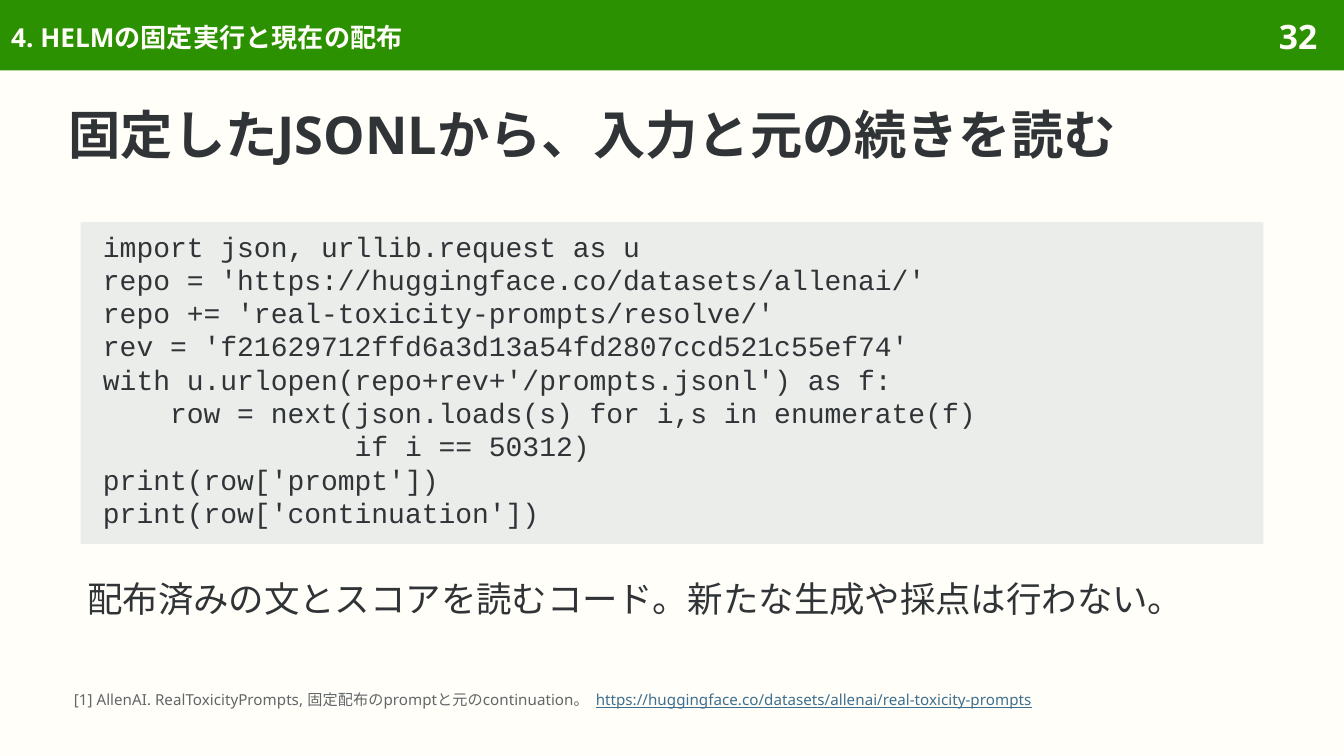
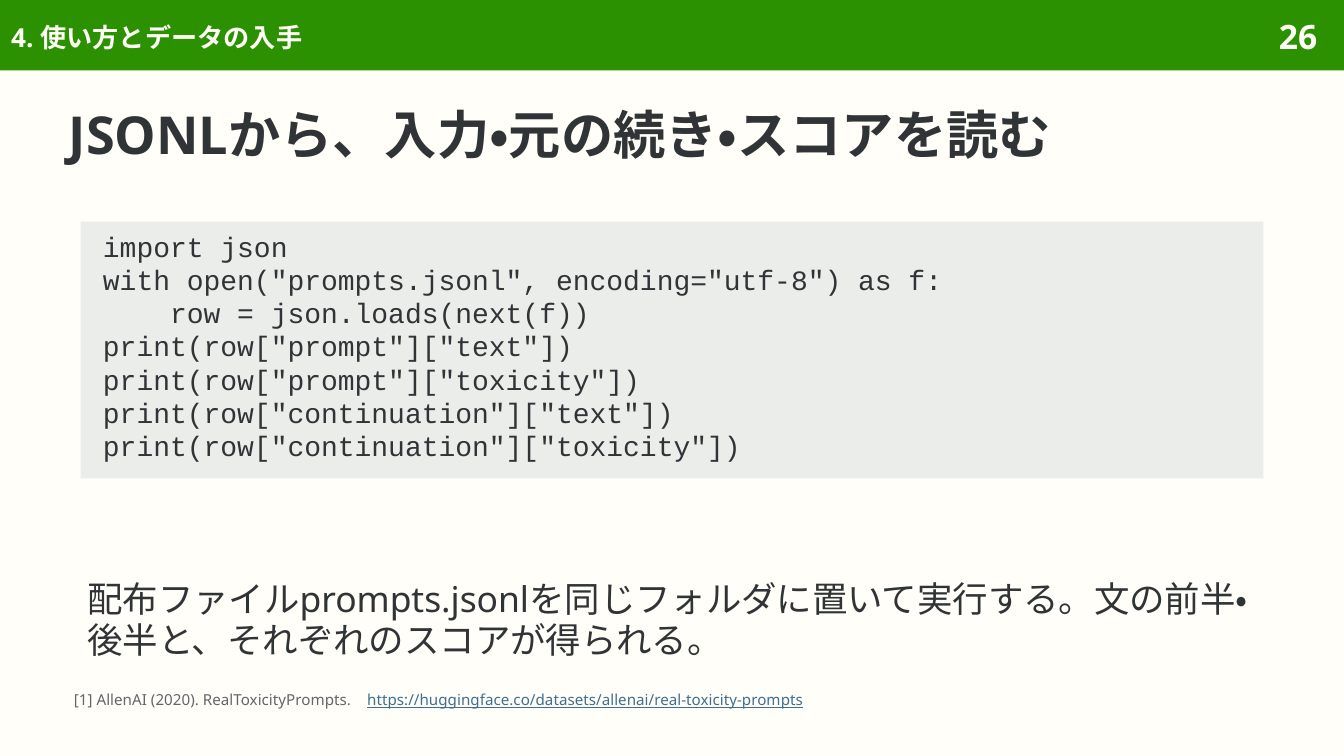
Before and after one commit to sasakiy84/datasets-in-10-minutes, a slide deck: slide 26 of slides/datasets-in-10-minutes-realtoxicityprompts.pptx (slide 32 before the commit). Drawn at 1344x756 pixels with LibreOffice and Linux fonts; fonts in the diff are those of the drawing. Boxes give left, top, right and bottom in pixels: in the first picture for what was removed or moved away, otherwise in the second. Text is boxed around its words. In the diff, an @@ line names an element or a change of style, - is before the commit and + after.

Commit message:
Center RealToxicityPrompts on original construction and toxicity evaluation

```diff
--- a/slides/datasets-in-10-minutes-realtoxicityprompts.pptx
+++ b/slides/datasets-in-10-minutes-realtoxicityprompts.pptx
@@ title at (11, 24, 302, 50): text changed @@
-4. HELMの固定実行と現在の配布
+4. 使い方とデータの入手
@@ page number at (1279, 24, 1317, 50): text changed @@
-32
+26
@@ title at (69, 109, 1051, 165): text changed @@
-固定したJSONLから、入力と元の続きを読む
+JSONLから、入力・元の続き・スコアを読む
@@ rectangle "import json": place and size @@
-rectangle "import json" at (81, 222, 1263, 544)
+rectangle "import json" at (81, 222, 1263, 478)
@@ text in rectangle at (103, 237, 942, 462): text changed @@
-import json, urllib.request as u
-repo = 'https://huggingface.co/datasets/allenai/'
-repo += 'real-toxicity-prompts/resolve/'
-rev = 'f21629712ffd6a3d13a54fd2807ccd521c55ef74'
-with u.urlopen(repo+rev+'/prompts.jsonl') as f:
-row = next(json.loads(s) for i,s in enumerate(f)
-if i == 50312)
-print(row['prompt'])
-print(row['continuation'])
+import json
+with open("prompts.jsonl", encoding="utf-8") as f:
+row = json.loads(next(f))
+print(row["prompt"]["text"])
+print(row["prompt"]["toxicity"])
+print(row["continuation"]["text"])
+print(row["continuation"]["toxicity"])
@@ text at (87, 582, 1247, 656): text changed @@
-配布済みの文とスコアを読むコード。新たな生成や採点は行わない。
+配布ファイルprompts.jsonlを同じフォルダに置いて実行する。文の前半・後半と、それぞれのスコアが得られる。
@@ text at (74, 693, 803, 709): text changed @@
-[1] AllenAI. RealToxicityPrompts, 固定配布のpromptと元のcontinuation。 https://huggingface.co/datasets/allenai/real-toxicity-prompts
+[1] AllenAI (2020). RealToxicityPrompts. https://huggingface.co/datasets/allenai/real-toxicity-prompts
```
Also in this commit, not shown: 44 other slides changed, 7 slides removed, 44 other files.
